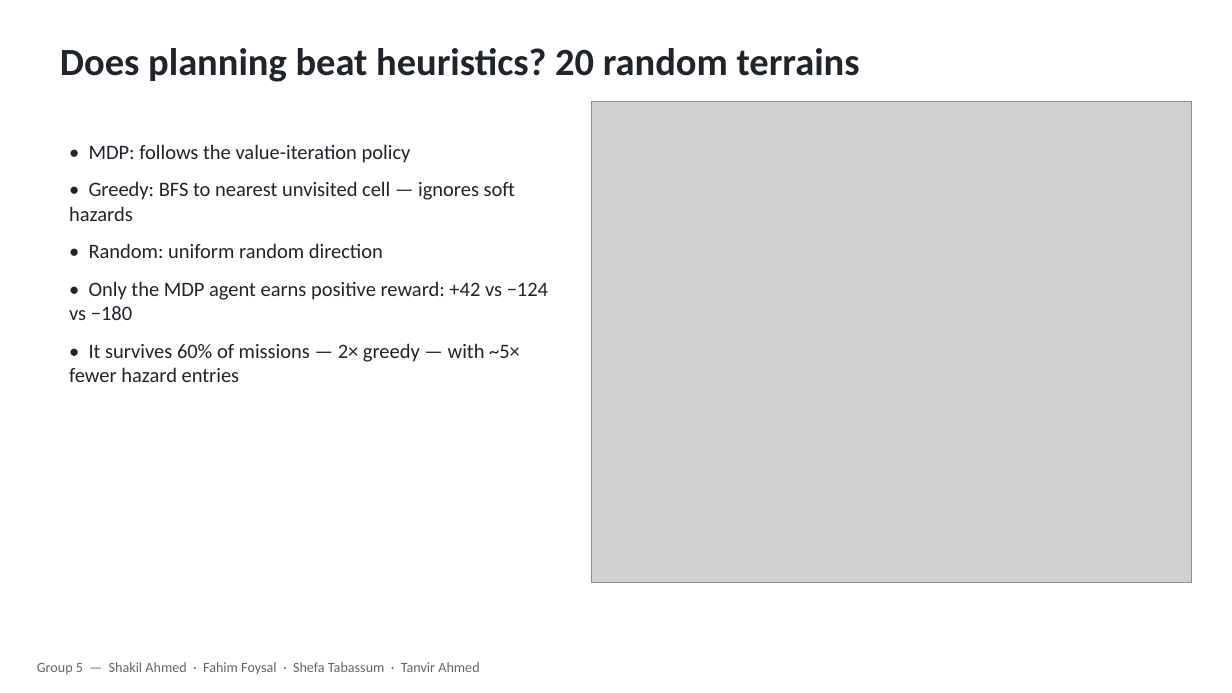
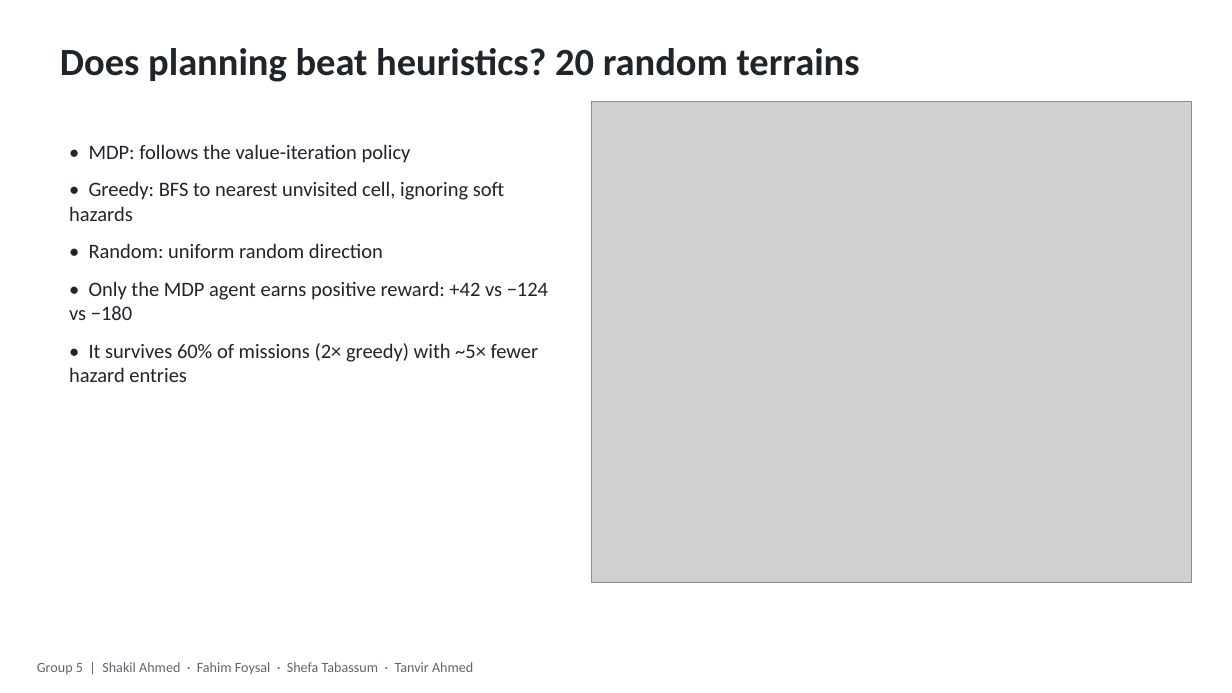
Before and after one commit to MRSHAKILS/Autonomous-Volcanic-Terrain-Exploration-Using-Markov-Decision-Process, a slide deck: slide 8 of others/final_presentation.pptx. Drawn at 1232x693 pixels with LibreOffice and Linux fonts; fonts in the diff are those of the drawing; grey boxes stand for pictures. Boxes give left, top, right and bottom in pixels: in the first picture for what was removed or moved away, otherwise in the second. Text is boxed around its words. In the diff, an @@ line names an element or a change of style, - is before the commit and + after.

```diff
--- a/others/final_presentation.pptx
+++ b/others/final_presentation.pptx
@@ text at (69, 181, 504, 221): text changed @@
-• Greedy: BFS to nearest unvisited cell — ignores soft hazards
+• Greedy: BFS to nearest unvisited cell, ignoring soft hazards
@@ text at (69, 343, 539, 382): text changed @@
-• It survives 60% of missions — 2× greedy — with ~5× fewer hazard entries
+• It survives 60% of missions (2× greedy) with ~5× fewer hazard entries
@@ text at (37, 662, 473, 674): text changed @@
-Group 5 — Shakil Ahmed · Fahim Foysal · Shefa Tabassum · Tanvir Ahmed
+Group 5 | Shakil Ahmed · Fahim Foysal · Shefa Tabassum · Tanvir Ahmed
```
Also in this commit, not shown: 8 other slides changed, 11 other files.
